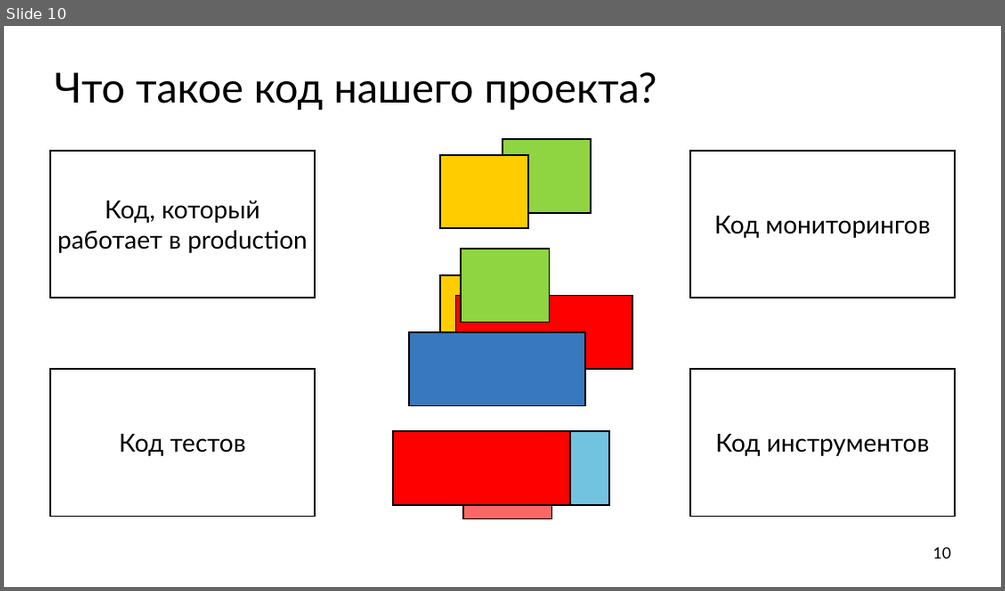
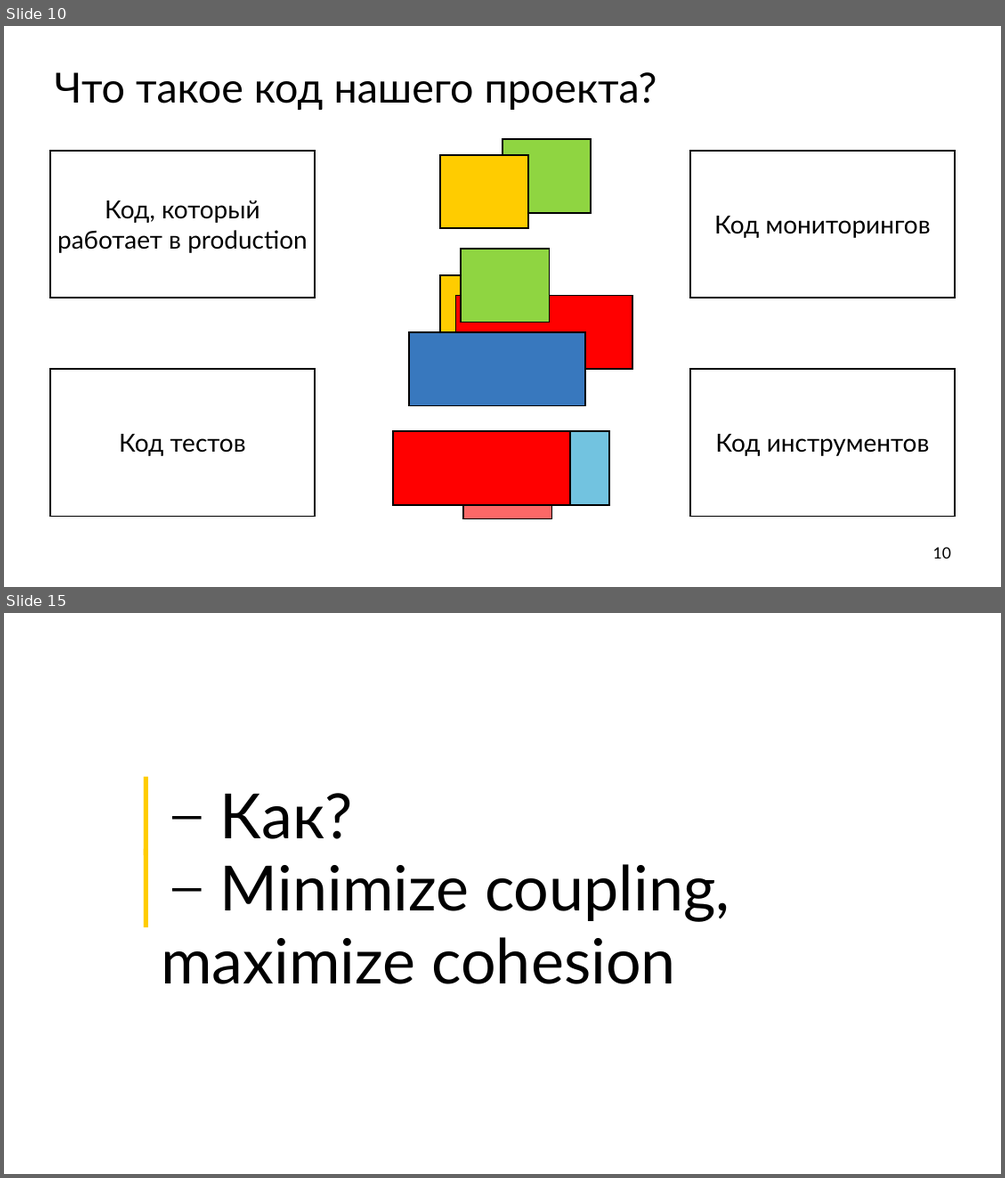
Before and after one commit to ishfb/cpprus17, a slide deck: slides.pptx. Shown one above the other, each under a label of ours: slide 10 before the commit, slides 10 and 15 after it; the slides between them are not shown. The pictures are 1005x591 and 1005x1178 pixels, drawn with LibreOffice and Linux fonts; fonts in the diff are those of the drawing. Boxes give left, top, right and bottom in pixels: in the first picture for what was removed or moved away, otherwise in the second. Text is boxed around its words. In the diff, an @@ line names an element or a change of style, - is before the commit and + after.

```diff
--- a/slides.pptx
+++ b/slides.pptx
@@ slide 15 added at [4,613,1001,1174], background #FFFFFF @@
@@ text added at [161,793,729,984], 120 pt, text #000000 @@
+│ − Как?
+│ − Minimize coupling, maximize cohesion
```
Also in this commit, not shown: 8 other slides added.
